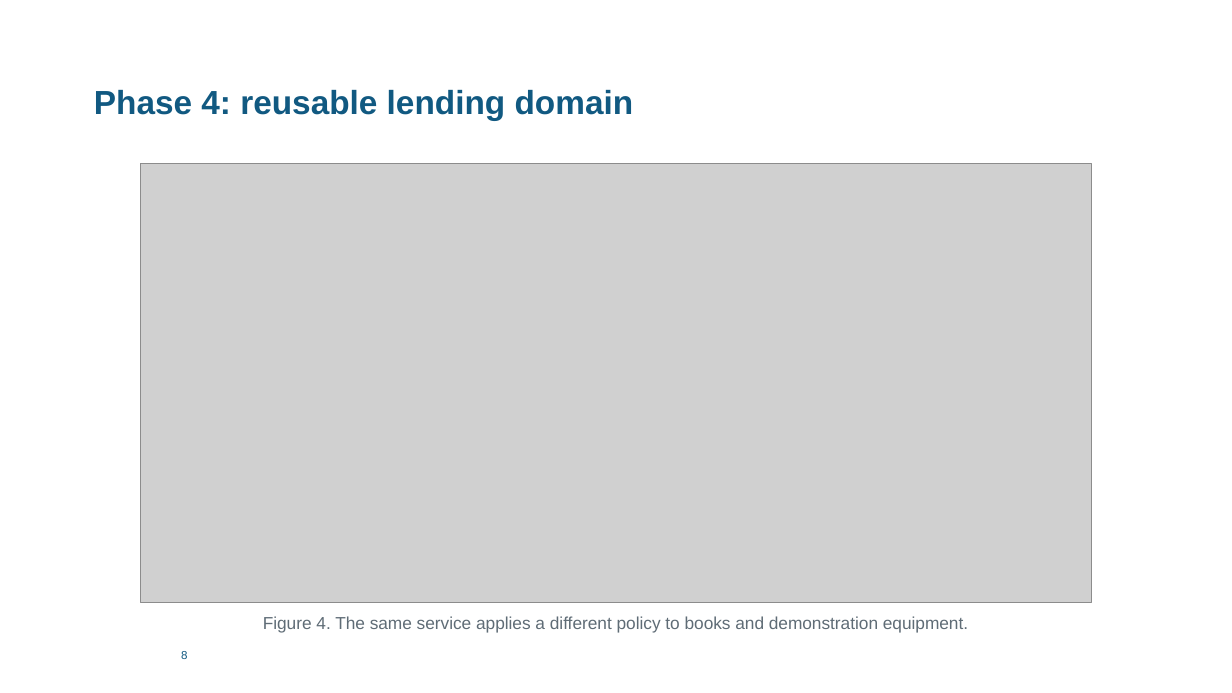
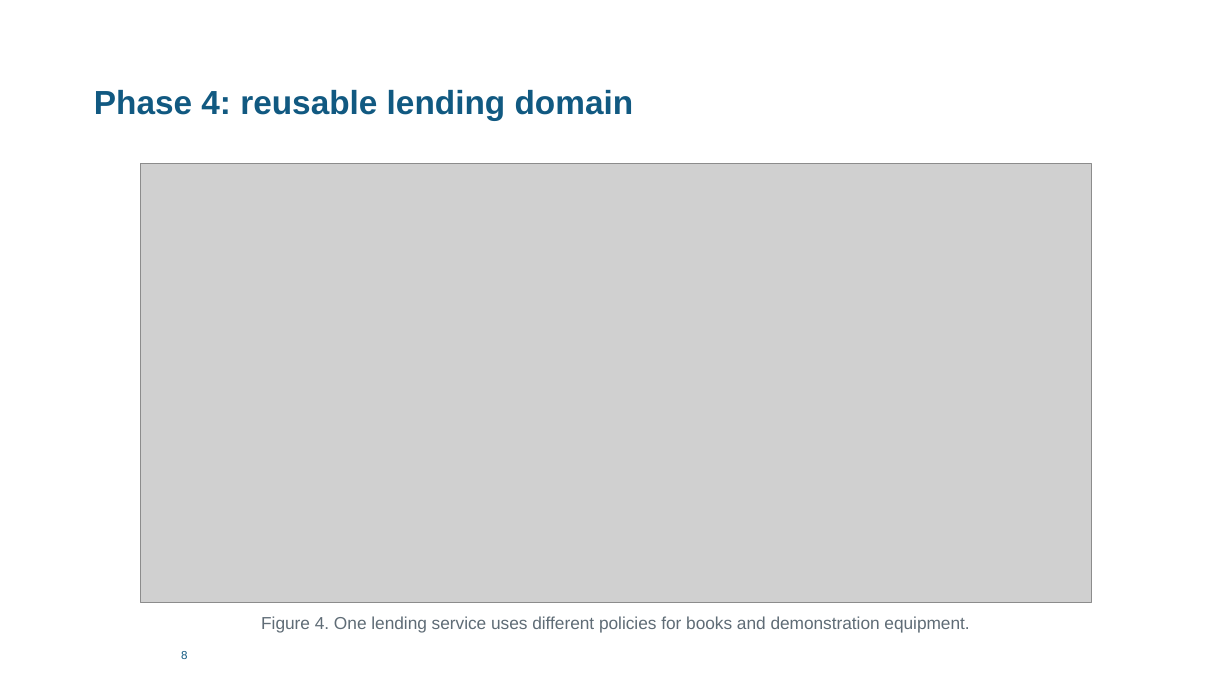
Before and after one commit to jurialamri6-eng/SE431-repository, a slide deck: slide 10 of Presentation/SE431_Presentation.pptx. Drawn at 1232x693 pixels with LibreOffice and Linux fonts; fonts in the diff are those of the drawing; grey boxes stand for pictures. Boxes give left, top, right and bottom in pixels: in the first picture for what was removed or moved away, otherwise in the second. Text is boxed around its words. In the diff, an @@ line names an element or a change of style, - is before the commit and + after.

Commit message:
09 Prepare current submission and record fresh verification
Update the current report, presentation and demonstration. Remove optional reference copies and preview assets from the current tree. Record fresh 33-test verification and quality measurements. Preserve the eight existing commits and their recorded authors and dates.

```diff
--- a/Presentation/SE431_Presentation.pptx
+++ b/Presentation/SE431_Presentation.pptx
@@ text at [261,616,969,633]: text changed @@
-Figure 4. The same service applies a different policy to books and demonstration equipment.
+Figure 4. One lending service uses different policies for books and demonstration equipment.
```
Also in this commit, not shown: 11 other slides changed, 1 slide added, 1 slide removed, 55 other files.
